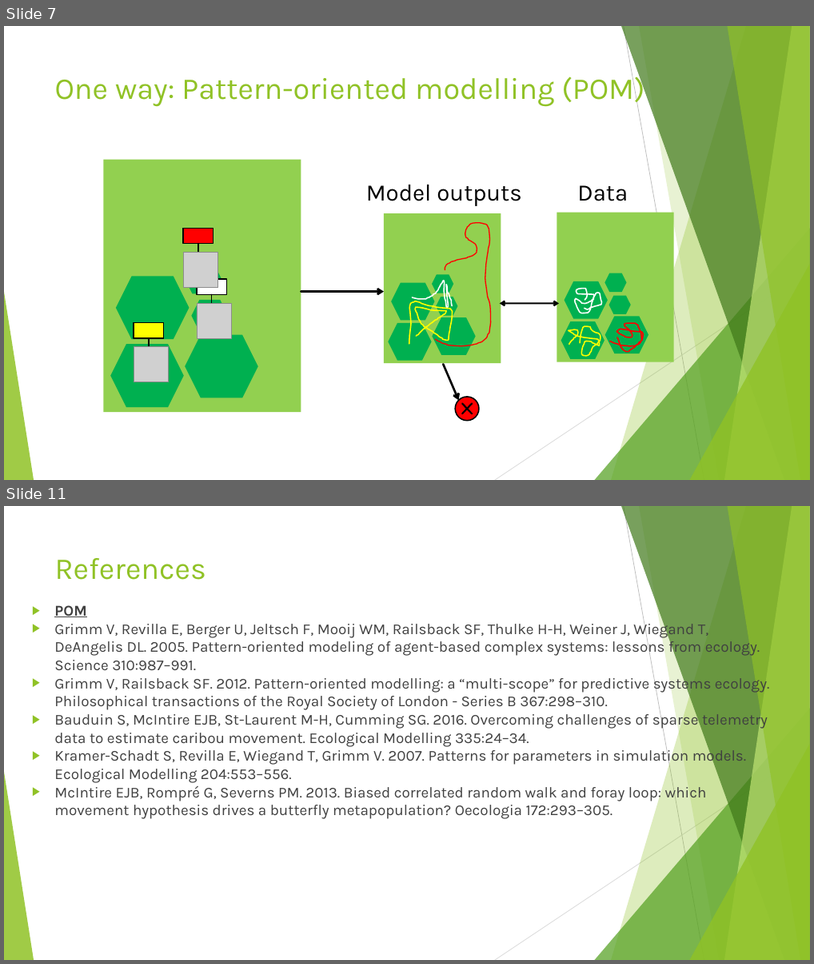
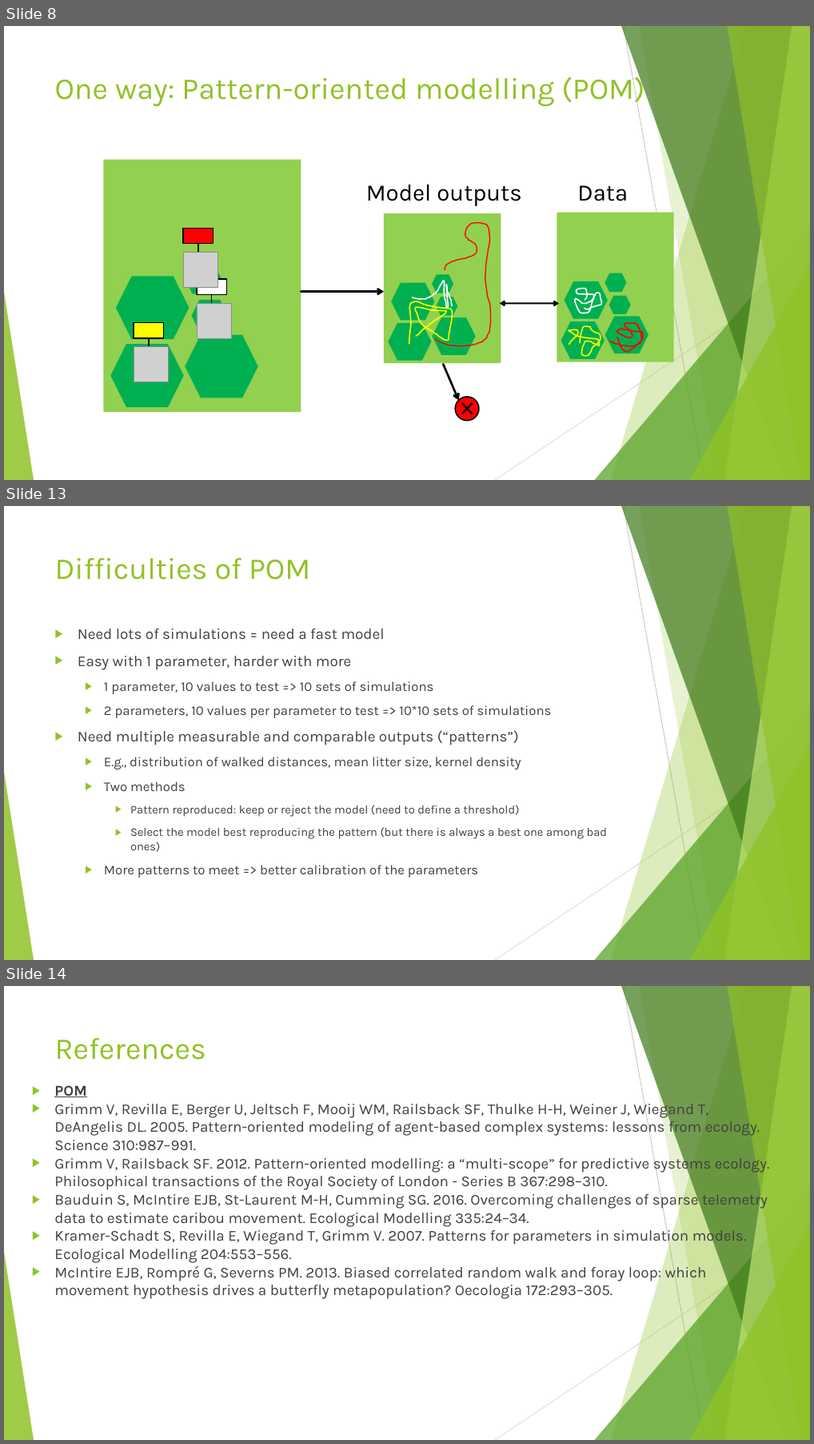
Before and after one commit to SarahBauduin/formation_IBM_NetLogoR, a slide deck: docs/slides/4_Parameter.pptx. Shown one above the other, each under a label of ours: slides 7 and 11 before the commit, slides 8, 13 and 14 after it; the slides between them are not shown. The pictures are 814x964 and 814x1444 pixels, drawn with LibreOffice and Linux fonts; fonts in the diff are those of the drawing; grey boxes stand for pictures. Boxes give left, top, right and bottom in pixels: in the first picture for what was removed or moved away, otherwise in the second. Text is boxed around its words. In the diff, an @@ line names an element or a change of style, - is before the commit and + after.

```diff
--- a/docs/slides/4_Parameter.pptx
+++ b/docs/slides/4_Parameter.pptx
@@ slide 13 added at [4,506,810,960], background #FFFFFF; not listed: 10 template elements that a slide beside it also shows @@
@@ title added at [55,558,310,580], 36 pt, text #90C226 @@
+Difficulties of POM
@@ text added at [78,628,608,877], 16 pt, text #404040 @@
+▶ Need lots of simulations = need a fast model
+▶ Easy with 1 parameter, harder with more
+  ▶ 1 parameter, 10 values to test => 10 sets of simulations
+  ▶ 2 parameters, 10 values per parameter to test => 10*10 sets of simulations
+▶ Need multiple measurable and comparable outputs (“patterns”)
+  ▶ E.g., distribution of walked distances, mean litter size, kernel density
+  ▶ Two methods
+    ▶ Pattern reproduced: keep or reject the model (need to define a threshold)
+    ▶ Select the model best reproducing the pattern (but there is always a best one among bad ones)
+  ▶ More patterns to meet => better calibration of the parameters
@@ what was slide 7 is now slide 8 @@
@@ what was slide 11 is now slide 14 @@
```
Also in this commit, not shown: 3 slides changed, 2 other slides added, 35 other files.
